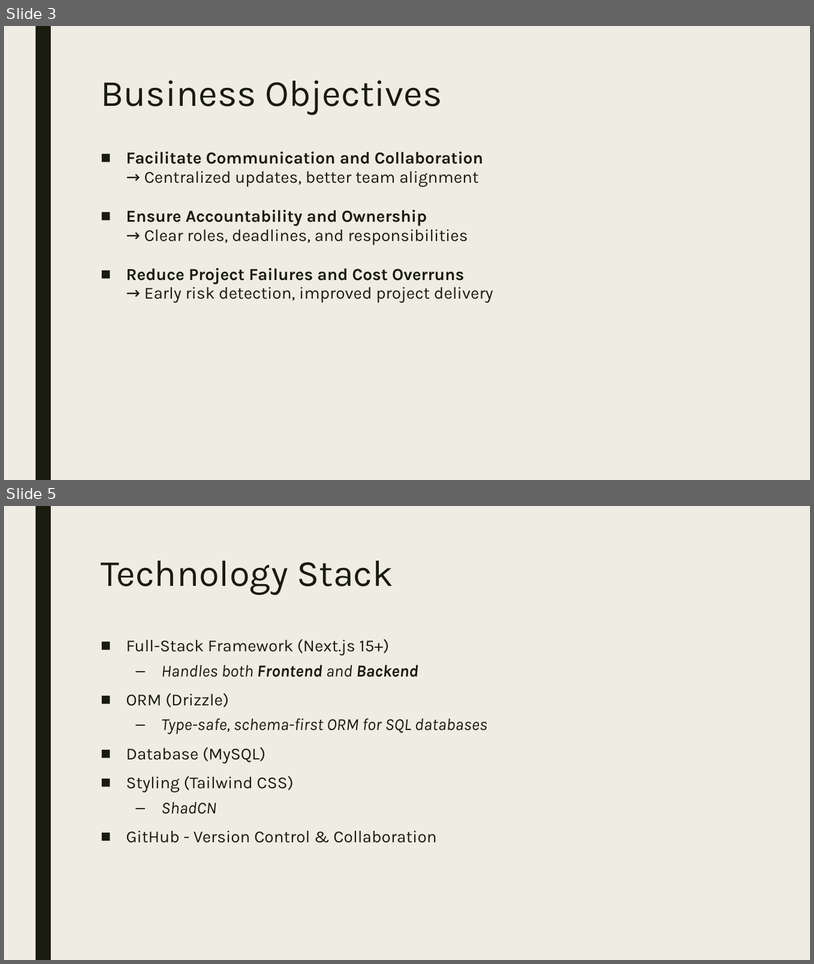
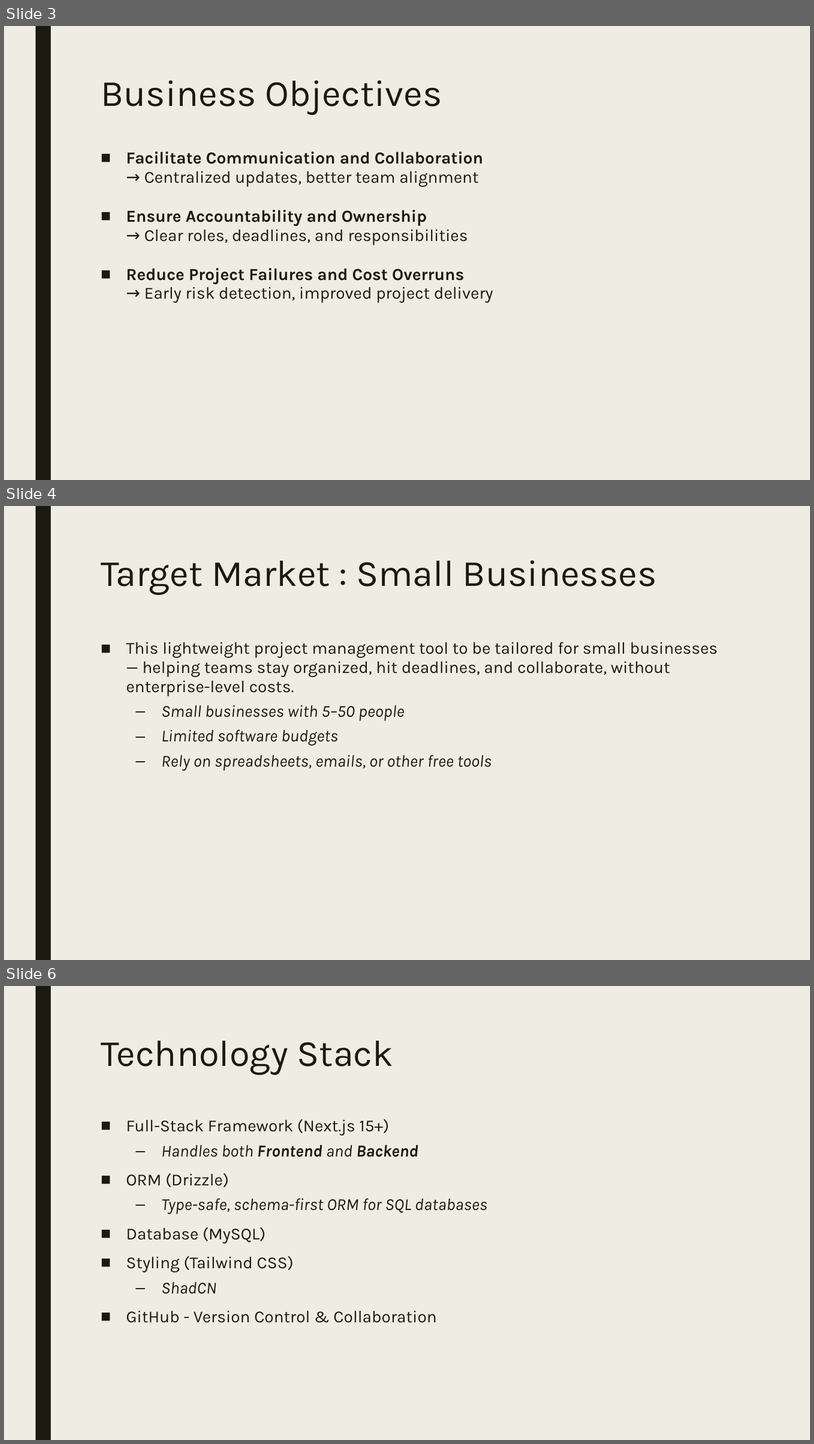
Before and after one commit to nimatshering/capstone-project, a slide deck: Presentation.pptx. Shown one above the other, each under a label of ours: slides 3 and 5 before the commit, slides 3, 4 and 6 after it; the slides between them are not shown. The pictures are 814x964 and 814x1444 pixels, drawn with LibreOffice and Linux fonts; fonts in the diff are those of the drawing. Boxes give left, top, right and bottom in pixels: in the first picture for what was removed or moved away, otherwise in the second. Text is boxed around its words. In the diff, an @@ line names an element or a change of style, - is before the commit and + after.

```diff
--- a/Presentation.pptx
+++ b/Presentation.pptx
@@ slide 4 added at (x1=4, y1=506, x2=810, y2=960), background #EFEDE3; not listed: 1 template element that a slide beside it also shows @@
@@ title added at (x1=101, y1=560, x2=657, y2=595), 44 pt, text #191B0E @@
+Target Market : Small Businesses
@@ text added at (x1=126, y1=642, x2=718, y2=771), 20 pt, text #191B0E @@
+■ This lightweight project management tool to be tailored for small businesses — helping teams stay organized, hit deadlines, and collaborate, without enterprise-level costs.
+  – Small businesses with 5–50 people
+  – Limited software budgets
+  – Rely on spreadsheets, emails, or other free tools
@@ what was slide 5 is now slide 6 @@
```
Also in this commit, not shown: 3 slides changed, 1 other file.
